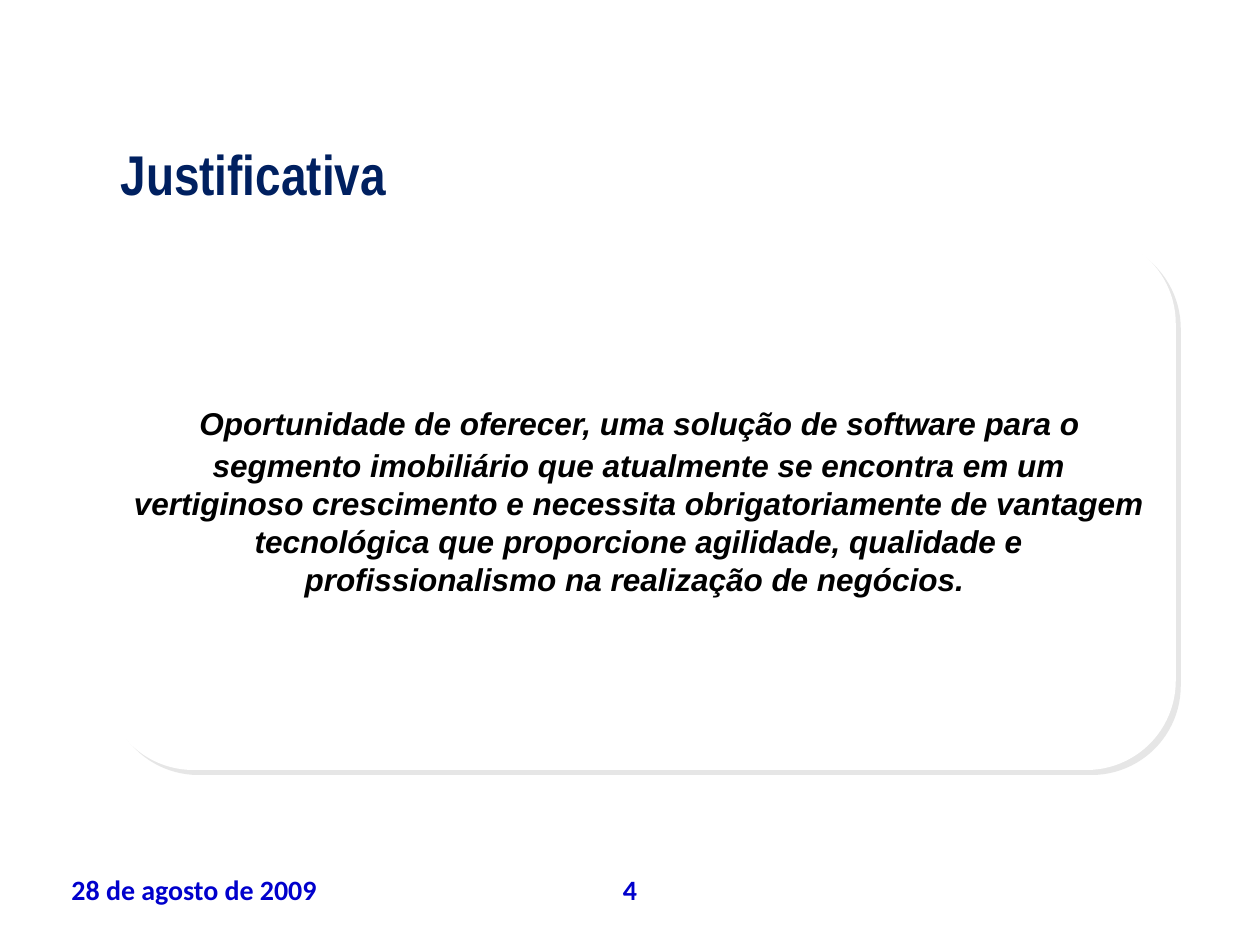
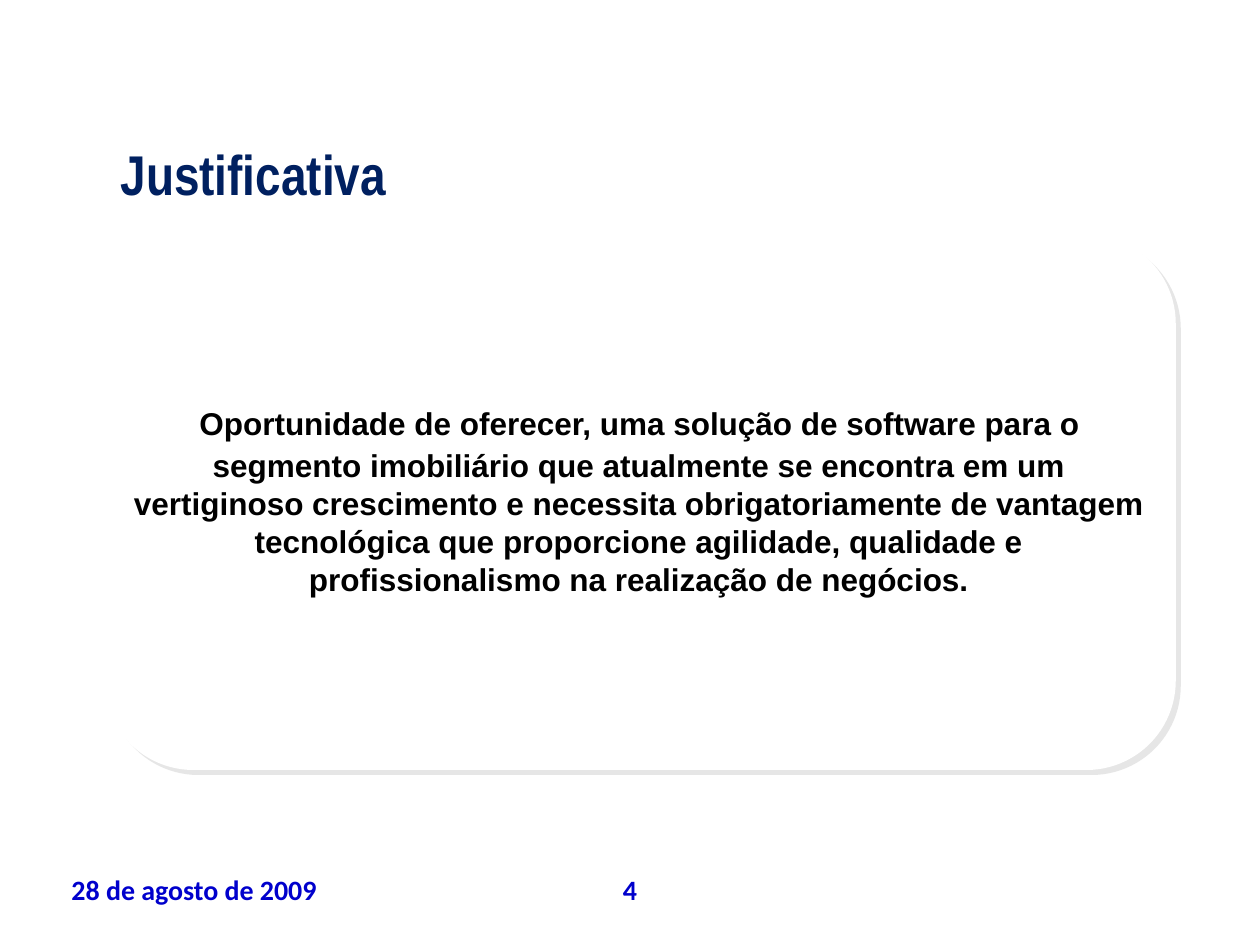
Before and after one commit to leoevaristo/psa20092, a slide deck: slide 4 of ARTEFATOS/TAP_apresentacao.ppt. Drawn at 1260x945 pixels with LibreOffice and Linux fonts; fonts in the diff are those of the drawing; background and template pictures are left out. Boxes give left, top, right and bottom in pixels: in the first picture for what was removed or moved away, otherwise in the second. Text is boxed around its words. In the diff, an @@ line names an element or a change of style, - is before the commit and + after.

```diff
--- a/ARTEFATOS/TAP_apresentacao.ppt
+++ b/ARTEFATOS/TAP_apresentacao.ppt
@@ text "Oportunidade de oferecer, uma solução ..." at (134,412,1143,597): italic off @@
```
Also in this commit, not shown: 2 other slides changed, 1 other file.
